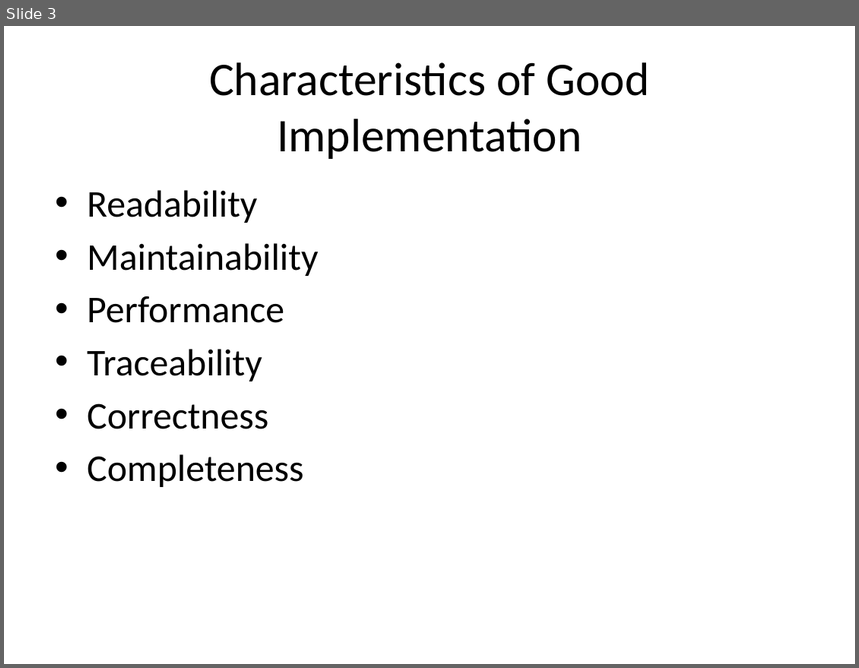
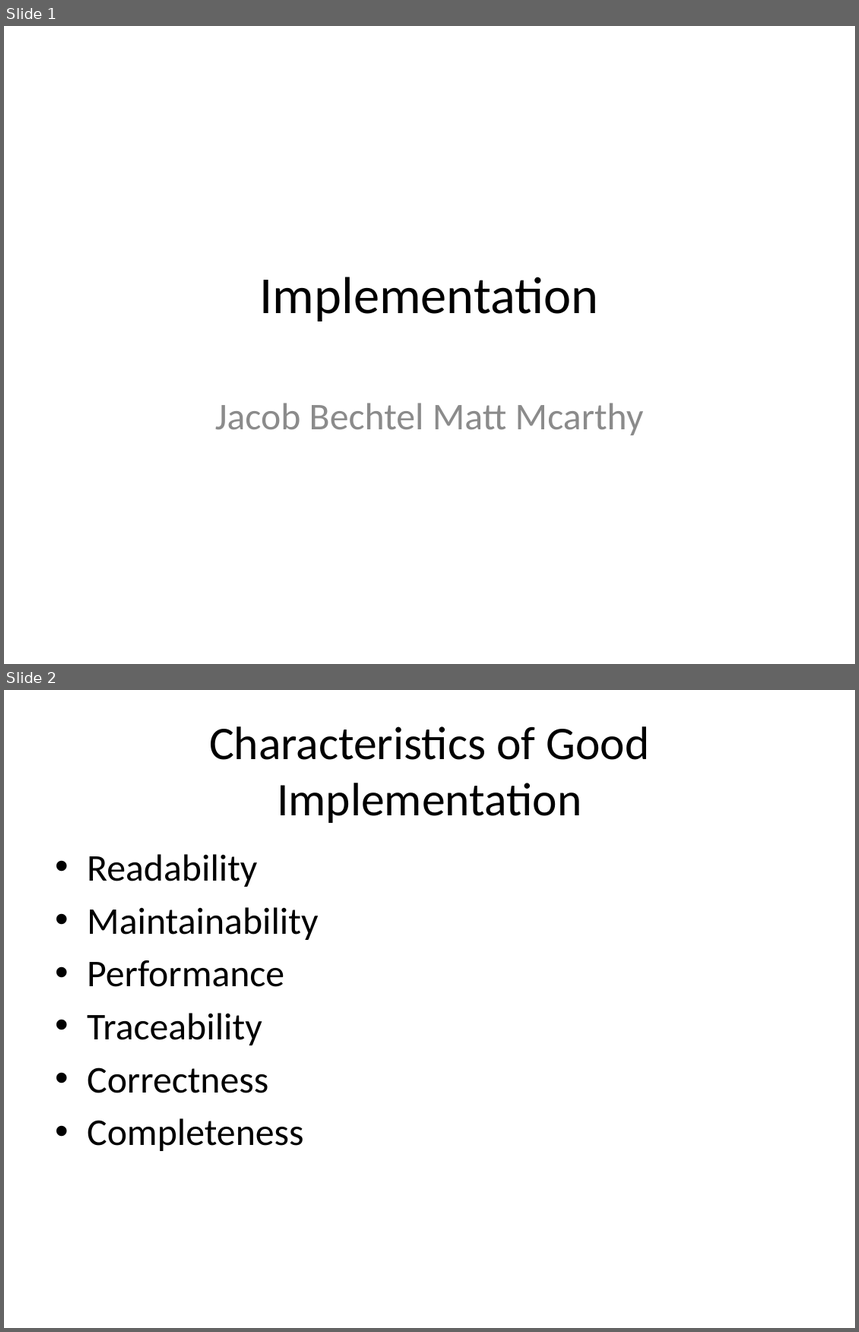
Before and after one commit to matt-mccarthy/501-program-design-pres, a slide deck: presentation/PresentAPI.pptx. Shown one above the other, each under a label of ours: slide 3 before the commit, slides 1 and 2 after it. The pictures are 859x668 and 859x1332 pixels, drawn with LibreOffice and Linux fonts; fonts in the diff are those of the drawing. Boxes give left, top, right and bottom in pixels: in the first picture for what was removed or moved away, otherwise in the second. Text is boxed around its words. In the diff, an @@ line names an element or a change of style, - is before the commit and + after.

```diff
--- a/presentation/PresentAPI.pptx
+++ b/presentation/PresentAPI.pptx
@@ slide 1 added at (4, 26, 855, 664), background #FFFFFF @@
@@ title added at (260, 277, 599, 322), 44 pt, text #000000 @@
+Implementation
@@ subtitle added at (215, 403, 644, 436), 32 pt, text #8C8C8C @@
+Jacob Bechtel Matt Mcarthy
@@ what was slide 3 is now slide 2 @@
```
Also in this commit, not shown: 2 slides changed, 3 other slides added, 1 slide removed.
